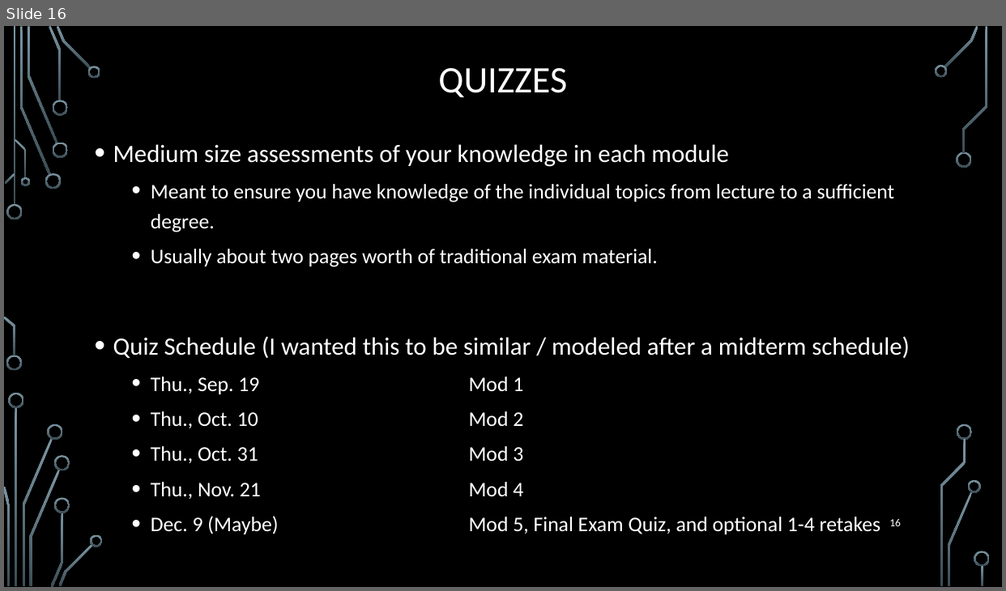
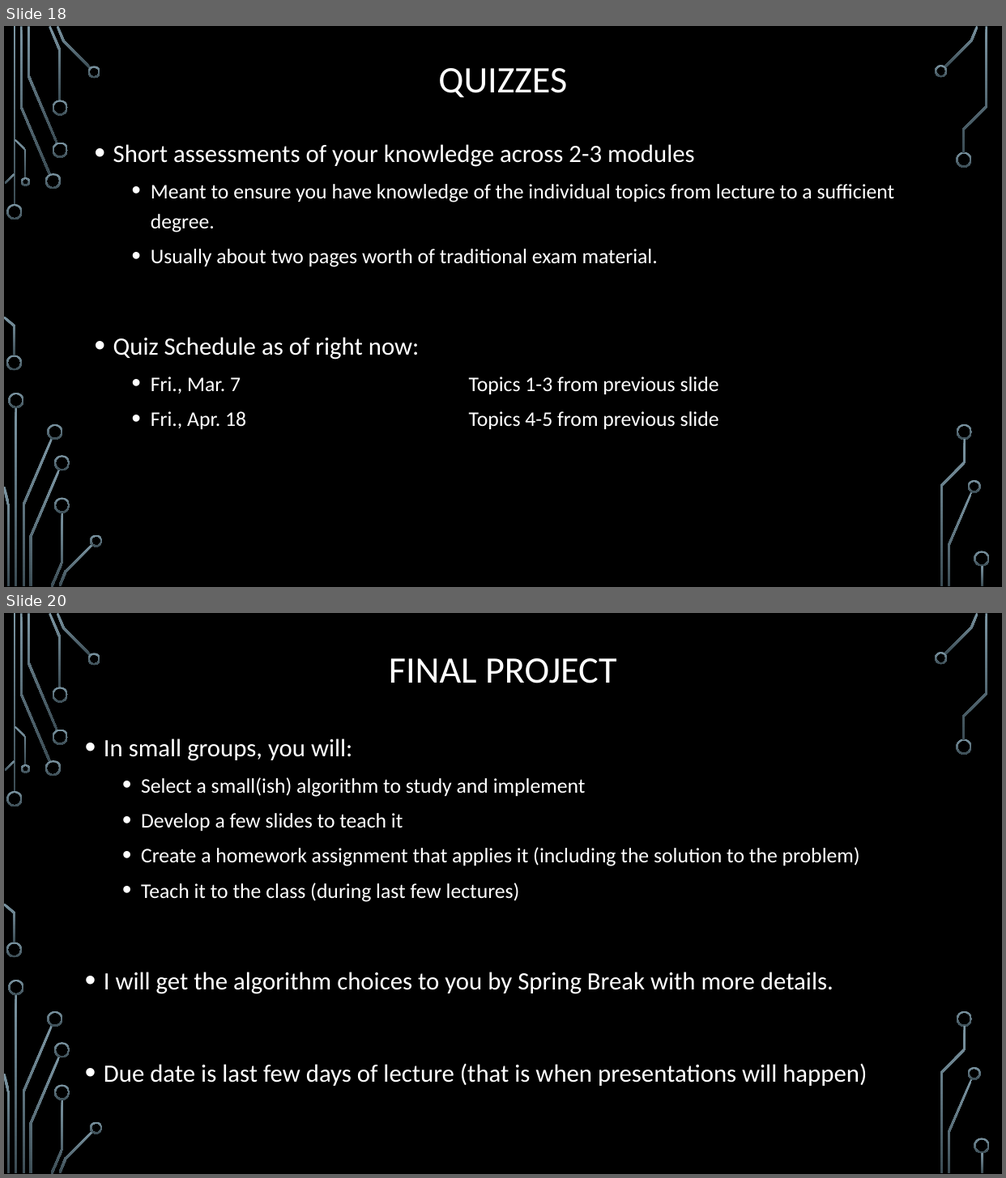
Before and after one commit to janiceeguo/advAlgo, a slide deck: slides/00-CourseIntroduction.pptx. Shown one above the other, each under a label of ours: slide 16 before the commit, slides 18 and 20 after it; the slides between them are not shown. The pictures are 1006x591 and 1006x1178 pixels, drawn with LibreOffice and Linux fonts; fonts in the diff are those of the drawing; background and template pictures are left out. Boxes give left, top, right and bottom in pixels: in the first picture for what was removed or moved away, otherwise in the second. Text is boxed around its words. In the diff, an @@ line names an element or a change of style, - is before the commit and + after.

```diff
--- a/slides/00-CourseIntroduction.pptx
+++ b/slides/00-CourseIntroduction.pptx
@@ slide 20 added at <box>4,613,1002,1174</box>, background picture (left out); not listed: 36 template elements that a slide beside it also shows @@
@@ title added at <box>389,658,616,683</box>, 36 pt, text #FFFFFF @@
+FINAL PROJECT
@@ text added at <box>104,739,867,1086</box>, 20 pt, text #FFFFFF @@
+• In small groups, you will:
+  • Select a small(ish) algorithm to study and implement
+  • Develop a few slides to teach it
+  • Create a homework assignment that applies it (including the solution to the problem)
+  • Teach it to the class (during last few lectures)
+• I will get the algorithm choices to you by Spring Break with more details.
+• Due date is last few days of lecture (that is when presentations will happen)
@@ what was slide 16 is now slide 18 @@
@@ slide 18 changed as well @@
@@ text at <box>113,144,695,167</box>: text changed @@
-• Medium size assessments of your knowledge in each module
+• Short assessments of your knowledge across 2-3 modules
@@ text at <box>113,337,719,429</box>: text changed @@
-• Quiz Schedule (I wanted this to be similar / modeled after a midterm schedule)
-  • Thu., Sep. 19 Mod 1
-  • Thu., Oct. 10 Mod 2
-  • Thu., Oct. 31 Mod 3
-  • Thu., Nov. 21 Mod 4
-  • Dec. 9 (Maybe) Mod 5, Final Exam Quiz, and optional 1-4 retakes
+• Quiz Schedule as of right now:
+  • Fri., Mar. 7 Topics 1-3 from previous slide
+  • Fri., Apr. 18 Topics 4-5 from previous slide
@@ page number removed at <box>889,519,901,527</box> @@
-16
```
Also in this commit, not shown: 11 other slides changed, 11 other slides added, 17 slides removed, 2 other files.
